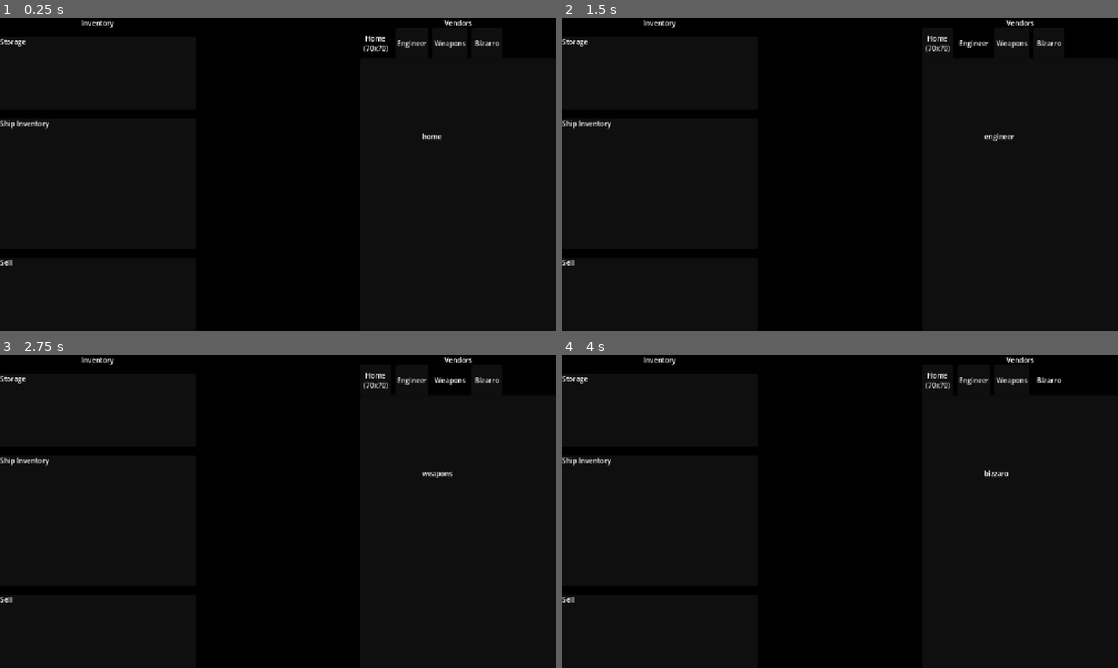
Above: before the commit, frames 1-4 (two rows, left to right).
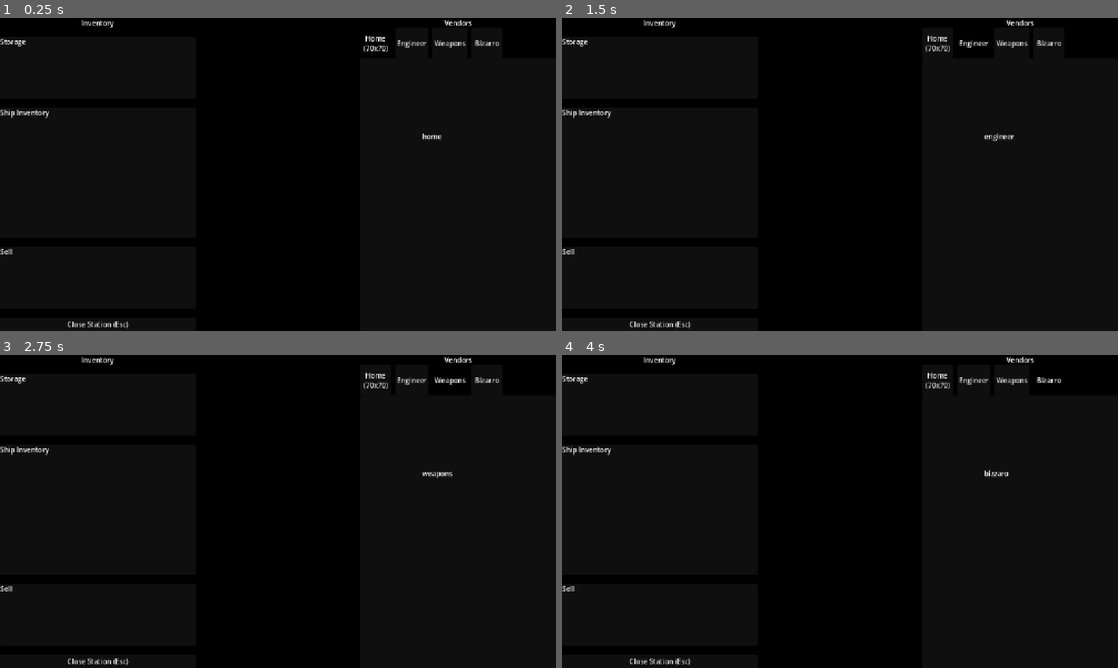
Above: after the commit, the same moments.

Repository: liamfmoran/1-bit-jam
Game: Godot game, scene res://scenes/ui/docking_menu.tscn
Same seed, same stepped clock (60 frames per second), same inputs: the game is played once before the commit and once after it. This scene is started directly instead of the project's main scene.
Inputs:
- Up to frame 1 (0.25 s): no input
- Up to frame 2 (1.5 s): click "Home (70x70)" at 0.5 s; click "Engineer" at 1.25 s
- Up to frame 3 (2.75 s): click "Weapons" at 2 s
- Up to frame 4 (4 s): click "Bizarro" at 2.75 s; tap Enter at 3.5 s; hold D (turn_right) from 3.53 s (still down); hold E (break) from 3.53 s (still down)

The runs differ from the first frame. In frame 1, 0.4% of the frame differs, in the area x 0-24%, y 29-100%; in frame 2, 0.4%; in frame 3, 0.4%; in frame 4, 0.4%.

Commit message:
added shop to dock

Diff:
--- a/scenes/ui/docking_menu.gd
+++ b/scenes/ui/docking_menu.gd
@@ -1,16 +1,18 @@
 extends Control
 
+signal closed
 
-@onready var Inventory_Section = %Inventory
-@onready var Vendor_Section = %Vendors
+@onready var _inventory_section = %Inventory
+@onready var _vendor_section = %Vendors
+@onready var _close_button: Button = %Close
 
 var Vendors
 
 var _current_vendor = "home"
 
+
 func _ready():
-	Vendors = {"home":%Home,"engineer":%Engineer,"weapons":%Weapons,"bizzaro":%Bizarro} #need a vendors available if we want to have them specific? eh
-
+	Vendors = {"home":%Home,"engineer":%Engineer,"weapons":%Weapons,"bizzaro":%Bizarro}
 
 	var vendor_group = ButtonGroup.new()
 	for i in Vendors.keys():
@@ -20,6 +22,15 @@
 	update_display(true, _current_vendor)
 
 
+	_close_button.pressed.connect(closed.emit)
+
+
+func _unhandled_input(event: InputEvent) -> void:
+	if event.is_action_pressed("ui_cancel"):
+		get_viewport().set_input_as_handled()
+		closed.emit()
+
+
 func update_display(toggled_on, display_name):
 	if not toggled_on:
 		return
--- a/scenes/ui/docking_menu.tscn
+++ b/scenes/ui/docking_menu.tscn
@@ -85,6 +85,11 @@
 offset_bottom = 23.0
 text = "Sell"
 
+[node name="Close" type="Button" parent="MenuContainer/Inventory" unique_id=2090596690]
+unique_name_in_owner = true
+layout_mode = 2
+text = "Close Station (Esc)"
+
 [node name="Vendors" type="VBoxContainer" parent="MenuContainer" unique_id=1862089589]
 unique_name_in_owner = true
 custom_minimum_size = Vector2(450, 0)
--- a/scenes/world/dock.gd
+++ b/scenes/world/dock.gd
@@ -7,6 +7,11 @@
 const ANIM_DURATION := 0.4
 
 var _panel_tween: Tween
+var _docking_menu: Control
+var _docking_menu_layer: CanvasLayer
+var _docked_ship: RigidBody2D
+
+const DOCKING_MENU = preload("res://scenes/ui/docking_menu.tscn")
 
 
 func _ready() -> void:
@@ -17,13 +22,43 @@
 
 
 func _on_body_entered(body: Node2D) -> void:
-	if body is RigidBody2D:
-		_animate_panels(true)
+	if _docked_ship or not body is RigidBody2D:
+		return
+	_docked_ship = body
+	_animate_panels(true)
+	await _panel_tween.finished
+	_open_docking_menu()
 
 
 func _on_body_exited(body: Node2D) -> void:
-	if body is RigidBody2D:
-		_animate_panels(false)
+	if body != _docked_ship:
+		return
+	_docked_ship = null
+	if _docking_menu:
+		_close_docking_menu()
+	_animate_panels(false)
+
+
+func _open_docking_menu() -> void:
+	if _docking_menu:
+		return
+	_docking_menu = DOCKING_MENU.instantiate()
+	_docking_menu.closed.connect(_close_docking_menu)
+	_docking_menu_layer = CanvasLayer.new()
+	_docking_menu_layer.layer = 128
+	_docking_menu_layer.add_child(_docking_menu)
+	add_child(_docking_menu_layer)
+	_docking_menu_layer.process_mode = PROCESS_MODE_WHEN_PAUSED
+	get_tree().paused = true
+
+
+func _close_docking_menu() -> void:
+	if not _docking_menu:
+		return
+	get_tree().paused = false
+	_docking_menu_layer.queue_free()
+	_docking_menu = null
+	_docking_menu_layer = null
 
 
 func _animate_panels(opening: bool) -> void:
